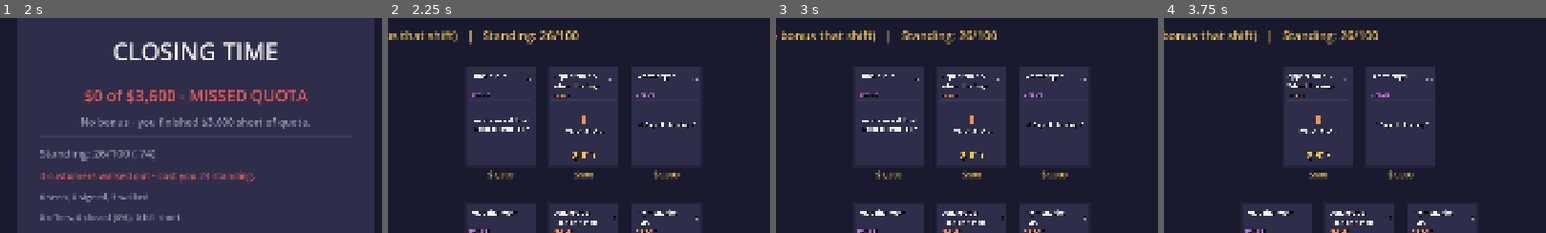
Above: before the commit, frames 1-4 (left to right).
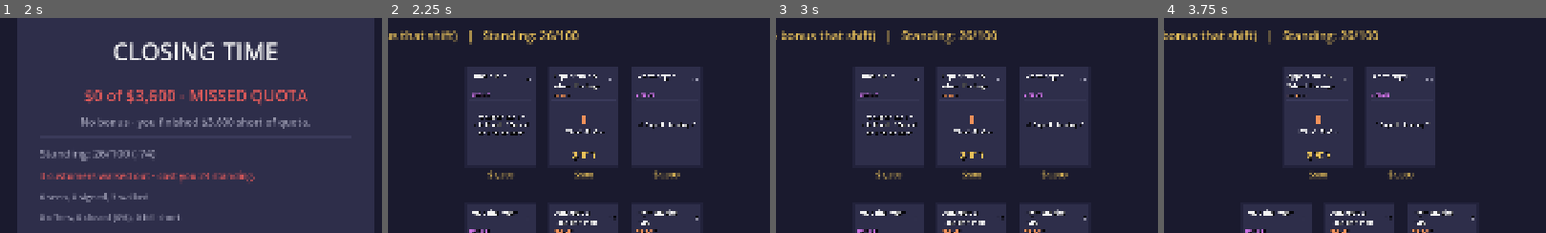
Above: after the commit, the same moments.

Repository: Painkills/RogueDealership
Game: Godot game, scene res://scenes/run.tscn
The game is run twice, just before and just after one commit, with the same random seed, the same clock (stepped at 60 frames per second) and the same inputs.
Inputs (mouse positions are % of the whole screen's width and height, from its top left):
- Up to frame 1 (2 s): click (5, 4) at 0.5 s; click (5, 4) at 1.25 s
- Up to frame 2 (2.25 s): click "Continue" at 2 s
- Up to frame 3 (3 s): click (50, 13) at 2.75 s
- Up to frame 4 (3.75 s): click (39, 36) at 3.52 s
The pictures show only the part of the screen within x 24-74%, y 14-64%; the shares and areas given below are measured in that part.

Frame 1 is identical in both runs. In frame 2, 0.8% of the frame differs, in the area x 22-37%, y 45-55%; in frame 3, 0.8%; in frame 4, nothing differs.

Commit message:
balance: Hawk demands on rank instead of shortfall, Bundle's step down a notch
hawk.tres's OnOffer trigger drops short_at in favor of rank_worse_than = 3 -
he now shops you for offering outside his own top 3, not for a shortfall in
appeal - and the tell text/describe() wording follows. bundle.tres's two
ChangeAppeal steps move 4->3 and 6->5, and its ScaleBySales sub-resources
lose a stray `amount` field ScaleBySales.gd never exports (dead data from
an earlier edit). scale_by_sales.gd's own describe() is fixed to pass an
Array for its two %s placeholders instead of a single bare string.

Restores project.godot's renderer/rendering_method.web override, silently
stripped again by an editor resave (the fourth time this project has hit
this - see prior commits). run.tscn's diff is the editor normalizing
redundant script/type overrides already inherited from its instanced
scenes; no behavior change.

Co-Authored-By: Claude Sonnet 5 <noreply@anthropic.com>

Diff:
--- a/game/data/archetypes/hawk.tres
+++ b/game/data/archetypes/hawk.tres
@@ -16,17 +16,18 @@
 script = ExtResource("3_kyjyw")
 demand = ExtResource("11_dmd")
 
-[sub_resource type="Resource" id="Resource_p84xo"]
+[sub_resource type="Resource" id="Resource_2de4h"]
 script = ExtResource("4_qdd1g")
+rank_worse_than = 3
 metadata/_custom_type_script = "uid://cmdm111esqe20"
 
 [sub_resource type="Resource" id="Resource_xslj5"]
 script = ExtResource("1_bckoi")
 id = &"shops_you"
 display_name = "Tells you what the other guy quoted"
-tell = "Concede within 2 ticks or he sweeps the product"
+tell = "Products below his top 3 will require a concession."
 dialogue = "\"I had another dealer at less than that.\""
-trigger = SubResource("Resource_p84xo")
+trigger = SubResource("Resource_2de4h")
 effects = Array[ExtResource("2_p84xo")]([SubResource("Resource_vwsqn")])
 
 [resource]
--- a/game/data/cards/bundle.tres
+++ b/game/data/cards/bundle.tres
@@ -7,21 +7,19 @@
 
 [sub_resource type="Resource" id="Resource_6ilyx"]
 script = ExtResource("2_rd8rl")
-amount = 4
+amount = 3
 
 [sub_resource type="Resource" id="Resource_dq0bg"]
 script = ExtResource("3_xf33c")
 inner = SubResource("Resource_6ilyx")
-amount = 3
 
 [sub_resource type="Resource" id="Resource_o4eqb"]
 script = ExtResource("2_rd8rl")
-amount = 6
+amount = 5
 
 [sub_resource type="Resource" id="Resource_21l6v"]
 script = ExtResource("3_xf33c")
 inner = SubResource("Resource_o4eqb")
-amount = 5
 
 [resource]
 script = ExtResource("4_p12a6")
--- a/game/project.godot
+++ b/game/project.godot
@@ -31,3 +31,7 @@
 [rendering]
 
 anti_aliasing/quality/msaa_3d=2
+; Web export only supports the Compatibility renderer - Forward+ (this
+; project's default, from config/features above) isn't available there at
+; all. Scoped to the "web" feature tag so desktop keeps Forward+ untouched.
+renderer/rendering_method.web="gl_compatibility"
--- a/game/scenes/run.tscn
+++ b/game/scenes/run.tscn
@@ -1,12 +1,9 @@
-[gd_scene format=3]
+[gd_scene format=3 uid="uid://doe00k7nxhrem"]
 
-[ext_resource type="Script" path="res://scripts/view/run_controller.gd" id="1_8hhj8"]
+[ext_resource type="Script" uid="uid://bq15aknvt38f8" path="res://scripts/view/run_controller.gd" id="1_8hhj8"]
 [ext_resource type="PackedScene" path="res://scenes/shift.tscn" id="2_brq1p"]
-[ext_resource type="Script" path="res://scripts/view/shift_controller.gd" id="3_e6u14"]
 [ext_resource type="PackedScene" path="res://scenes/shop.tscn" id="4_gk3tk"]
-[ext_resource type="Script" path="res://scripts/view/shop_screen.gd" id="5_qsc0m"]
 [ext_resource type="PackedScene" path="res://scenes/run_summary.tscn" id="6_s3ewl"]
-[ext_resource type="Script" path="res://scripts/view/run_summary_panel.gd" id="7_o3bs3"]
 
 [sub_resource type="StyleBoxFlat" id="StyleBoxFlat_8r1wq"]
 bg_color = Color(0.101960786, 0.101960786, 0.18039216, 1)
@@ -17,24 +14,17 @@
 [node name="Run" type="Node" unique_id=1677567701]
 script = ExtResource("1_8hhj8")
 
-[node name="ShiftView" type="Node3D" parent="." unique_id=1565167599 instance=ExtResource("2_brq1p")]
-script = ExtResource("3_e6u14")
+[node name="ShiftView" parent="." unique_id=1565167599 instance=ExtResource("2_brq1p")]
 
-[node name="ShopView" type="PanelContainer" parent="." unique_id=635915357 instance=ExtResource("4_gk3tk")]
+[node name="ShopView" parent="." unique_id=635915357 instance=ExtResource("4_gk3tk")]
 visible = false
 anchors_preset = 15
-anchor_right = 1.0
-anchor_bottom = 1.0
 theme_override_styles/panel = SubResource("StyleBoxFlat_8r1wq")
-script = ExtResource("5_qsc0m")
 
-[node name="RunSummaryView" type="PanelContainer" parent="." unique_id=1852934901 instance=ExtResource("6_s3ewl")]
+[node name="RunSummaryView" parent="." unique_id=1852934901 instance=ExtResource("6_s3ewl")]
 visible = false
 anchors_preset = 15
-anchor_right = 1.0
-anchor_bottom = 1.0
 theme_override_styles/panel = SubResource("StyleBoxFlat_cuait")
-script = ExtResource("7_o3bs3")
 
 [node name="BuildBadge" type="CanvasLayer" parent="." unique_id=1720323380]
 layer = 100
--- a/game/scripts/model/effects/scale_by_sales.gd
+++ b/game/scripts/model/effects/scale_by_sales.gd
@@ -12,4 +12,4 @@
 		inner.apply(ctx)
 
 func describe() -> String:
-	return "%s plus an additional %s per product taken" % (inner.describe() if inner else "?")
+	return "%s plus an additional %s per product taken" % [inner.describe() if inner else "?", inner.describe() if inner else "?"]
Not shown: 1 places in game/scenes/run.tscn that only renumber resources
